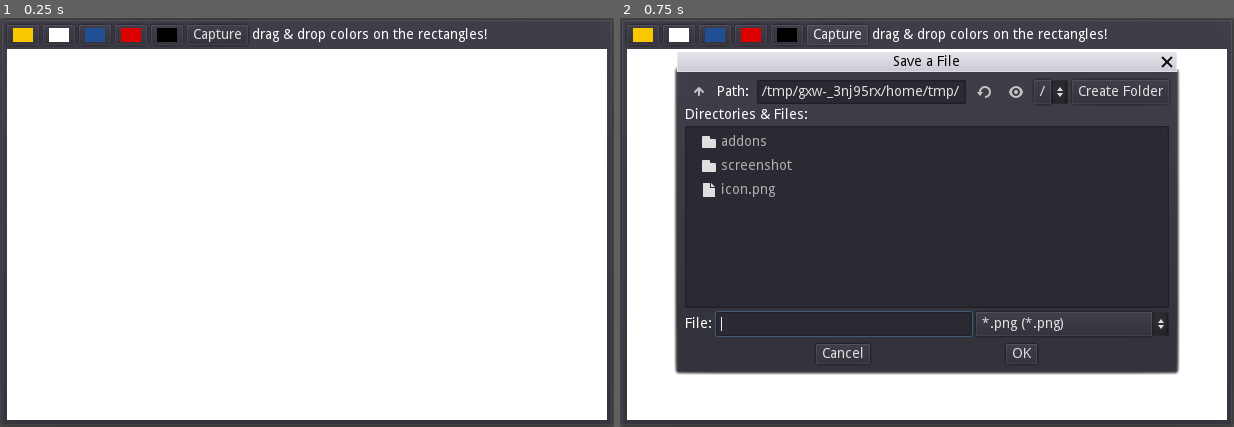
Above: before the commit, frames 1-2 (left to right).
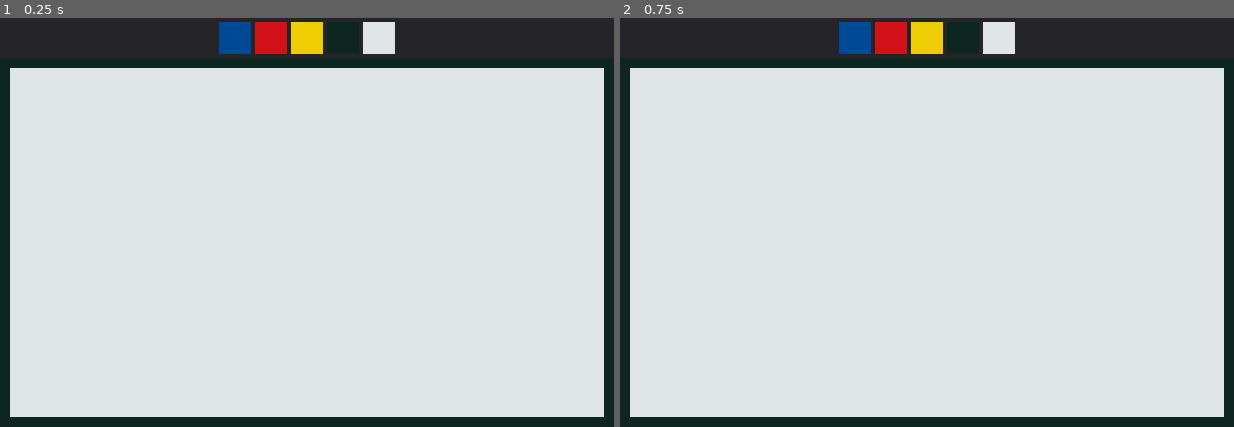
Above: after the commit, the same moments.

Repository: boukew99/mondriaan_maker
Game: Godot game, scene res://mondriaan.tscn
The game is run twice, just before and just after one commit, with the same random seed, the same clock (stepped at 60 frames per second) and the same inputs.
Inputs (mouse positions are in pixels of both pictures, inside the frame that each line leads up to):
- Up to frame 1 (0.25 s): no input
- Up to frame 2 (0.75 s): click (834, 34) at 0.5 s, where only the run before the commit has a clickable "Capture"

The runs differ from the first frame. In frame 1, 99% of the frame differs, in the area x 0-100%, y 0-100%; in frame 2, 97%.

Commit message:
color rules

Diff:
--- a/color_drag_button.gd
+++ /dev/null
@@ -1,8 +0,0 @@
-extends ColorPickerButton
-
-func get_drag_data(position):
-	var preview = ColorRect.new()
-	preview.color = color
-	preview.rect_size = Vector2(32, 32)
-	set_drag_preview(preview)
-	return color
--- a/color_drop_rect.gd
+++ b/color_drop_rect.gd
@@ -1,22 +1,100 @@
 extends ColorRect
+
+const blue = Color("014a97")
+const red = Color("d4121a")
+const yellow = Color("f0ce06")
+const black = Color(0.054902, 0.152941, 0.129412)
+const white = Color("e0e5e7")
+
+const split_value = 1.116481401 # (1 / 1.613 + 1.613) / 2
+
+var depth = 0
 
 func can_drop_data(_position, data):
 	return data is Color or data is Array
 
-func drop_data(_position, data):
+func drop_data(position, data):
 	if data is Color:
-		color = data
-	elif data is Array:
-		var split = data[0].instance() if rect_size.aspect() > 1.116481401  else data[1].instance()
-		print(split.name)
-		split.get_child(0).color = color
-		get_parent().add_child(split)
-		get_parent().move_child(split, get_index())
-		queue_free()
+		if data != color:
+			color = data
+
+			var parent = get_parent()
+			if parent is SplitContainer:
+				var other_child = parent.get_child( 0 if get_index() else 1)
+
+				if other_child is ColorRect and other_child.color == black and color == black:
+					var grandfather = get_parent().get_parent()
+					parent.remove_child(self)
+					grandfather.add_child(self)
+					grandfather.move_child(self, parent.get_index())
+					parent.queue_free()
+
+		else:
+			var split = HSplitContainer.new() if rect_size.aspect() > split_value else VSplitContainer.new()
+#			if rect_size.aspect() > split_value:
+#				split = HSplitContainer.new()
+#				split.split_offset = position.x - rect_size.x / 2
+#
+#			else:
+#				split = VSplitContainer.new()
+#				split.split_offset = position.y - rect_size.y / 2
+
+			get_tree().call_group("rect", "add_count")
+			split.size_flags_horizontal = Control.SIZE_EXPAND_FILL
+			split.size_flags_vertical = Control.SIZE_EXPAND_FILL
+
+			var child = duplicate()
+			child.depth = depth + 1
+			split.add_child(child)
+
+			var child2 = duplicate()
+			child2.depth = depth + 1
+
+#			print(depth)
+#			if depth == 3:
+#				var colors = [white, white, yellow, blue]
+#				colors.shuffle()
+#				child2.color = colors.pop_front()
+#			elif depth == 4:
+#				var colors = [white, white, black, red, blue]
+#				colors.shuffle()
+#				child2.color = colors.pop_front()
+#			elif depth == 5:
+#				var colors = [white, white, black, red]
+#				colors.shuffle()
+#				child2.color = colors.pop_front()
+
+
+			split.add_child(child2)
+
+
+			get_parent().add_child(split)
+			get_parent().move_child(split, get_index())
+			queue_free()
+
+
+
+
+#	elif data is Array:
+#		var split = data[0].instance() if rect_size.aspect() > split_value  else data[1].instance()
+#		print(split.name)
+#		split.get_child(0).color = color
+#		get_parent().add_child(split)
+#		get_parent().move_child(split, get_index())
+#		queue_free()
+
 
 func get_drag_data(_position):
 	var preview = ColorRect.new()
 	preview.color = color
 	preview.rect_size = Vector2(32, 32)
-	set_drag_preview(preview)
+	preview.rect_position += Vector2(4,4)
+
+	var border = ColorRect.new()
+	border.color = color.inverted()
+	border.rect_size = preview.rect_size + Vector2(8, 8)
+
+	border.add_child(preview)
+
+	set_drag_preview(border)
 	return color
--- a/h_split.tscn
+++ b/h_split.tscn
@@ -20,4 +20,5 @@
 margin_right = 614.0
 margin_bottom = 409.0
 size_flags_horizontal = 3
+color = Color( 0.878431, 0.898039, 0.905882, 1 )
 script = ExtResource( 2 )
--- a/mondriaan.gd
+++ b/mondriaan.gd
@@ -1,11 +1,14 @@
 extends Control
 
 func _ready():
-	if OS.get_name() == "HTML5": $VBoxContainer/HBoxContainer/Capture.hide() # Saving does not work on HTML5?
+	if OS.get_name() == "HTML5":
+		$VBoxContainer/HBoxContainer/Capture.hide() # Saving does not work on HTML5?
+
+#	$About.popup_centered()
 
 func _on_Capture_pressed():
 	$ScreenCapture.capture_rect = $VBoxContainer/PanelContainer.get_global_rect()
 	$ScreenCapture.popup_centered()
-
-func get_drag_data(position):
-	return [preload("res://h_split.tscn"), preload("res://v_split.tscn")]
+#
+#func get_drag_data(position):
+#	return [preload("res://h_split.tscn"), preload("res://v_split.tscn")]
--- a/mondriaan.tscn
+++ b/mondriaan.tscn
@@ -1,9 +1,9 @@
 [gd_scene load_steps=8 format=2]
 
 [ext_resource path="res://color_drop_rect.gd" type="Script" id=1]
-[ext_resource path="res://color_drag_button.gd" type="Script" id=2]
 [ext_resource path="res://mondriaan.gd" type="Script" id=3]
-[ext_resource path="res://addons/screen_capture/screen_capture.tscn" type="PackedScene" id=4]
+[ext_resource path="res://screen_capture/screen_capture.tscn" type="PackedScene" id=4]
+[ext_resource path="res://icon.png" type="Texture" id=5]
 
 [sub_resource type="InputEventKey" id=1]
 scancode = 67
@@ -12,114 +12,159 @@
 shortcut = SubResource( 1 )
 
 [sub_resource type="StyleBoxFlat" id=3]
-bg_color = Color( 0, 0, 0, 1 )
+bg_color = Color( 0.054902, 0.152941, 0.129412, 1 )
+border_width_left = 10
+border_width_top = 10
+border_width_right = 10
+border_width_bottom = 10
+border_color = Color( 0.054902, 0.152941, 0.129412, 1 )
 
-[node name="Mondriaan" type="PanelContainer"]
+[node name="Mondriaan" type="Panel"]
 anchor_right = 1.0
 anchor_bottom = 1.0
+rect_pivot_offset = Vector2( -120, 180 )
 script = ExtResource( 3 )
 
 [node name="VBoxContainer" type="VBoxContainer" parent="."]
-margin_left = 7.0
-margin_top = 7.0
-margin_right = 607.0
-margin_bottom = 402.0
+anchor_right = 1.0
+anchor_bottom = 1.0
+margin_top = 4.0
+
+[node name="HBoxContainer" type="HBoxContainer" parent="VBoxContainer"]
+margin_right = 614.0
+margin_bottom = 32.0
+
+[node name="Capture" type="Button" parent="VBoxContainer/HBoxContainer"]
+visible = false
+margin_left = 24.0
+margin_right = 85.0
+margin_bottom = 32.0
+shortcut = SubResource( 2 )
+text = "Capture"
+flat = true
+
+[node name="HBoxContainer" type="HBoxContainer" parent="VBoxContainer/HBoxContainer"]
+margin_right = 614.0
+margin_bottom = 32.0
+size_flags_horizontal = 3
+alignment = 1
+
+[node name="ColorDragButton3" type="ColorRect" parent="VBoxContainer/HBoxContainer/HBoxContainer"]
+margin_left = 219.0
+margin_right = 251.0
+margin_bottom = 32.0
+rect_min_size = Vector2( 32, 32 )
+color = Color( 0.00392157, 0.290196, 0.592157, 1 )
+script = ExtResource( 1 )
+
+[node name="ColorDragButton4" type="ColorRect" parent="VBoxContainer/HBoxContainer/HBoxContainer"]
+margin_left = 255.0
+margin_right = 287.0
+margin_bottom = 32.0
+rect_min_size = Vector2( 32, 32 )
+color = Color( 0.831373, 0.0705882, 0.101961, 1 )
+script = ExtResource( 1 )
+
+[node name="ColorDragButton" type="ColorRect" parent="VBoxContainer/HBoxContainer/HBoxContainer"]
+margin_left = 291.0
+margin_right = 323.0
+margin_bottom = 32.0
+rect_min_size = Vector2( 32, 32 )
+color = Color( 0.941176, 0.807843, 0.0235294, 1 )
+script = ExtResource( 1 )
+
+[node name="ColorDragButton5" type="ColorRect" parent="VBoxContainer/HBoxContainer/HBoxContainer"]
+margin_left = 327.0
+margin_right = 359.0
+margin_bottom = 32.0
+rect_min_size = Vector2( 32, 32 )
+color = Color( 0.054902, 0.152941, 0.129412, 1 )
+script = ExtResource( 1 )
+
+[node name="ColorDragButton2" type="ColorRect" parent="VBoxContainer/HBoxContainer/HBoxContainer"]
+margin_left = 363.0
+margin_right = 395.0
+margin_bottom = 32.0
+rect_min_size = Vector2( 32, 32 )
+color = Color( 0.878431, 0.898039, 0.905882, 1 )
+script = ExtResource( 1 )
+
+[node name="MenuButton" type="MenuButton" parent="VBoxContainer/HBoxContainer/HBoxContainer"]
+visible = false
+margin_left = 385.0
+margin_right = 409.0
+margin_bottom = 32.0
+text = "..."
+items = [ "capture", null, 0, false, false, 0, 0, null, "", false ]
+
+[node name="PanelContainer2" type="PanelContainer" parent="VBoxContainer"]
+visible = false
+margin_left = 300.0
+margin_top = 36.0
+margin_right = 314.0
+margin_bottom = 50.0
+size_flags_horizontal = 4
+
+[node name="PanelContainer" type="PanelContainer" parent="VBoxContainer"]
+margin_top = 36.0
+margin_right = 614.0
+margin_bottom = 405.0
+size_flags_vertical = 3
+custom_styles/panel = SubResource( 3 )
+
+[node name="ColorDropRect3" type="ColorRect" parent="VBoxContainer/PanelContainer" groups=["rect"]]
+margin_left = 10.0
+margin_top = 10.0
+margin_right = 604.0
+margin_bottom = 359.0
+size_flags_horizontal = 3
+size_flags_vertical = 3
+color = Color( 0.878431, 0.898039, 0.905882, 1 )
+script = ExtResource( 1 )
 __meta__ = {
 "_edit_use_anchors_": false
 }
 
-[node name="HBoxContainer" type="HBoxContainer" parent="VBoxContainer"]
-margin_right = 600.0
-margin_bottom = 20.0
-
-[node name="ColorDragButton" type="ColorPickerButton" parent="VBoxContainer/HBoxContainer"]
-margin_right = 32.0
-margin_bottom = 20.0
-rect_min_size = Vector2( 32, 0 )
-color = Color( 0.980392, 0.788235, 0.00392157, 1 )
-script = ExtResource( 2 )
-__meta__ = {
-"_edit_use_anchors_": false
-}
-
-[node name="ColorDragButton2" type="ColorPickerButton" parent="VBoxContainer/HBoxContainer"]
-margin_left = 36.0
-margin_right = 68.0
-margin_bottom = 20.0
-rect_min_size = Vector2( 32, 0 )
-color = Color( 1, 1, 1, 1 )
-script = ExtResource( 2 )
-__meta__ = {
-"_edit_use_anchors_": false
-}
-
-[node name="ColorDragButton3" type="ColorPickerButton" parent="VBoxContainer/HBoxContainer"]
-margin_left = 72.0
-margin_right = 104.0
-margin_bottom = 20.0
-rect_min_size = Vector2( 32, 0 )
-color = Color( 0.133333, 0.313726, 0.584314, 1 )
-script = ExtResource( 2 )
-__meta__ = {
-"_edit_use_anchors_": false
-}
-
-[node name="ColorDragButton4" type="ColorPickerButton" parent="VBoxContainer/HBoxContainer"]
-margin_left = 108.0
-margin_right = 140.0
-margin_bottom = 20.0
-rect_min_size = Vector2( 32, 0 )
-color = Color( 0.866667, 0.00392157, 0, 1 )
-script = ExtResource( 2 )
-__meta__ = {
-"_edit_use_anchors_": false
-}
-
-[node name="ColorDragButton5" type="ColorPickerButton" parent="VBoxContainer/HBoxContainer"]
-margin_left = 144.0
-margin_right = 176.0
-margin_bottom = 20.0
-rect_min_size = Vector2( 32, 0 )
-script = ExtResource( 2 )
-__meta__ = {
-"_edit_use_anchors_": false
-}
-
-[node name="Capture" type="Button" parent="VBoxContainer/HBoxContainer"]
-margin_left = 180.0
-margin_right = 241.0
-margin_bottom = 20.0
-shortcut = SubResource( 2 )
-text = "Capture"
-
-[node name="Label" type="Label" parent="VBoxContainer/HBoxContainer"]
-margin_left = 245.0
-margin_top = 3.0
-margin_right = 481.0
-margin_bottom = 17.0
-text = "drag & drop colors on the rectangles!"
-
-[node name="PanelContainer" type="PanelContainer" parent="VBoxContainer"]
-margin_top = 24.0
-margin_right = 600.0
-margin_bottom = 395.0
-size_flags_vertical = 3
-custom_styles/panel = SubResource( 3 )
-
-[node name="ColorDropRect3" type="ColorRect" parent="VBoxContainer/PanelContainer"]
-margin_right = 600.0
-margin_bottom = 371.0
-script = ExtResource( 1 )
-__meta__ = {
-"_edit_use_anchors_": false
-}
+[node name="VBoxContainer" type="VBoxContainer" parent="VBoxContainer"]
+visible = false
+margin_left = 614.0
+margin_right = 614.0
+margin_bottom = 409.0
 
 [node name="ScreenCapture" parent="." instance=ExtResource( 4 )]
 margin_left = 7.0
 margin_top = 7.0
 margin_right = 507.0
 margin_bottom = 307.0
-current_dir = "/home/bouke/mondriaan_maker"
-current_path = "/home/bouke/mondriaan_maker/"
+
+[node name="About" type="AcceptDialog" parent="."]
+margin_left = 7.0
+margin_top = 7.0
+margin_right = 307.0
+margin_bottom = 204.0
+
+[node name="HBoxContainer2" type="HBoxContainer" parent="About"]
+margin_left = 8.0
+margin_top = 8.0
+margin_right = 292.0
+margin_bottom = 161.0
+
+[node name="TextureRect" type="TextureRect" parent="About/HBoxContainer2"]
+margin_right = 64.0
+margin_bottom = 351.0
+texture = ExtResource( 5 )
+
+[node name="RichTextLabel" type="RichTextLabel" parent="About/HBoxContainer2"]
+margin_left = 68.0
+margin_right = 584.0
+margin_bottom = 351.0
+size_flags_horizontal = 3
+bbcode_enabled = true
+bbcode_text = "[color=red]Mondriaan Maker[/color]
+[shake]-----------------------------------------------[/shake]
+Make art in the abstract style of [url=https://nl.wikipedia.org/wiki/Piet_Mondriaan]Piet Mondriaan[/url], which is very accesible for childeren and non-artists alike. "
+text = "Mondriaan Maker
+-----------------------------------------------
+Make art in the abstract style of Piet Mondriaan, which is very accesible for childeren and non-artists alike. "
 
 [connection signal="pressed" from="VBoxContainer/HBoxContainer/Capture" to="." method="_on_Capture_pressed"]
--- a/project.godot
+++ b/project.godot
@@ -10,7 +10,7 @@
 
 [application]
 
-config/name="mondriaan_maker"
+config/name="Mondriaan Maker"
 run/main_scene="res://mondriaan.tscn"
 run/low_processor_mode=true
 config/icon="res://icon.png"
--- a/addons/screen_capture/screen_capture.tscn
+++ b/screen_capture/screen_capture.tscn
@@ -1,15 +1,15 @@
 [gd_scene load_steps=3 format=2]
 
-[ext_resource path="res://addons/screen_capture/screen_capture.gd" type="Script" id=1]
-[ext_resource path="res://addons/screen_capture/camera_snap.wav" type="AudioStream" id=2]
+[ext_resource path="res://screen_capture/screen_capture.gd" type="Script" id=1]
+[ext_resource path="res://screen_capture/camera_snap.wav" type="AudioStream" id=2]
 
 [node name="ScreenCapture" type="FileDialog"]
 margin_right = 597.0
 margin_bottom = 434.0
 access = 2
 filters = PoolStringArray( "*.png" )
-current_dir = "/Users/bouke/Documents/GitHub/mondriaan_maker"
-current_path = "/Users/bouke/Documents/GitHub/mondriaan_maker/"
+current_dir = "/home/bouke/mondriaan_maker"
+current_path = "/home/bouke/mondriaan_maker/"
 script = ExtResource( 1 )
 __meta__ = {
 "_edit_use_anchors_": false
--- a/v_split.tscn
+++ b/v_split.tscn
@@ -20,4 +20,5 @@
 margin_right = 614.0
 margin_bottom = 409.0
 size_flags_vertical = 3
+color = Color( 0.878431, 0.898039, 0.905882, 1 )
 script = ExtResource( 2 )
Not shown, removed: addons/screen_capture/camera_snap.wav.import
Not shown, added: export/minimal_interface.png.import
Not shown, added: export/new_colors.png.import
Not shown, changed: export_presets.cfg
Binary file added: palette_mondriaan.png
Not shown, added: palette_mondriaan.png.import
Not shown, added: screen_capture/camera_snap.wav.import
Renamed: addons/screen_capture/screen_capture.gd -> screen_capture/screen_capture.gd
Renamed: addons/screen_capture/screen_capture.png -> screen_capture/screen_capture.png
Not shown, changed: screen_capture/screen_capture.png.import
Not shown, changed: README.md
Not shown, added: export/minimal_interface.png
(and 3 more such lines)
